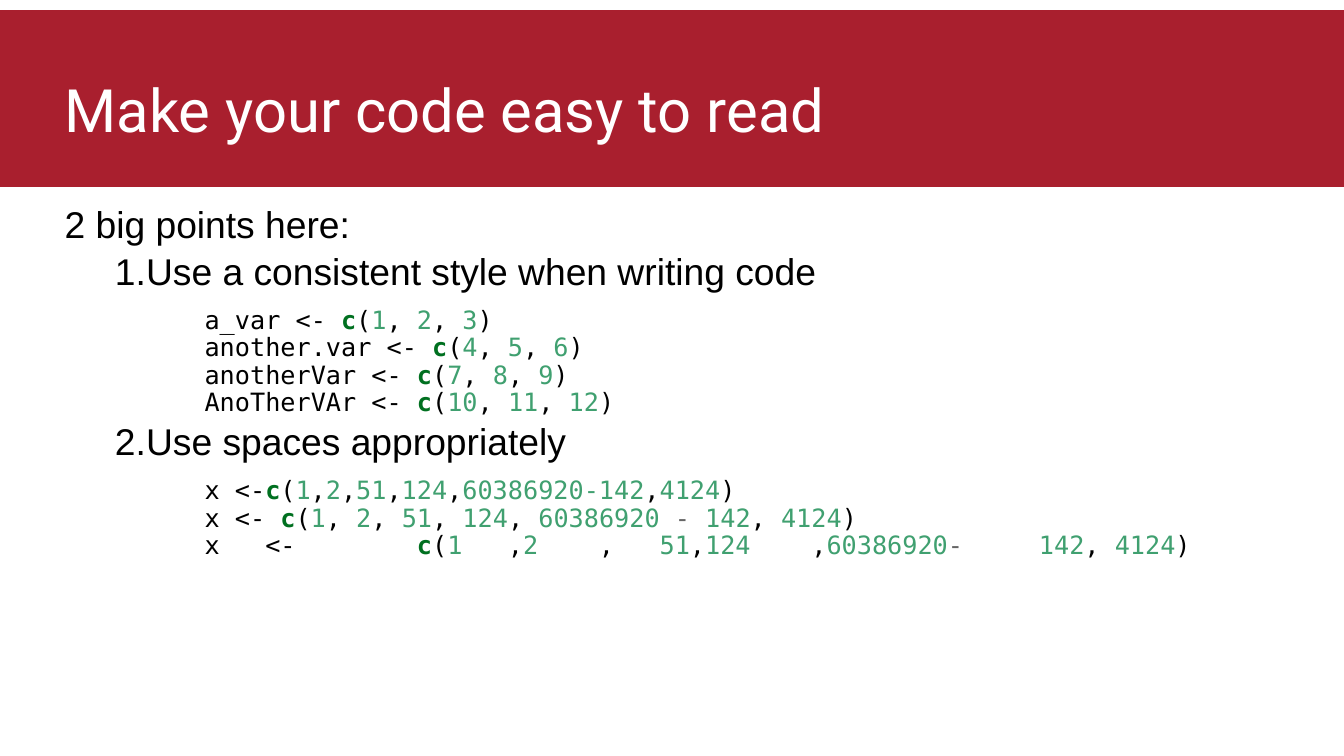
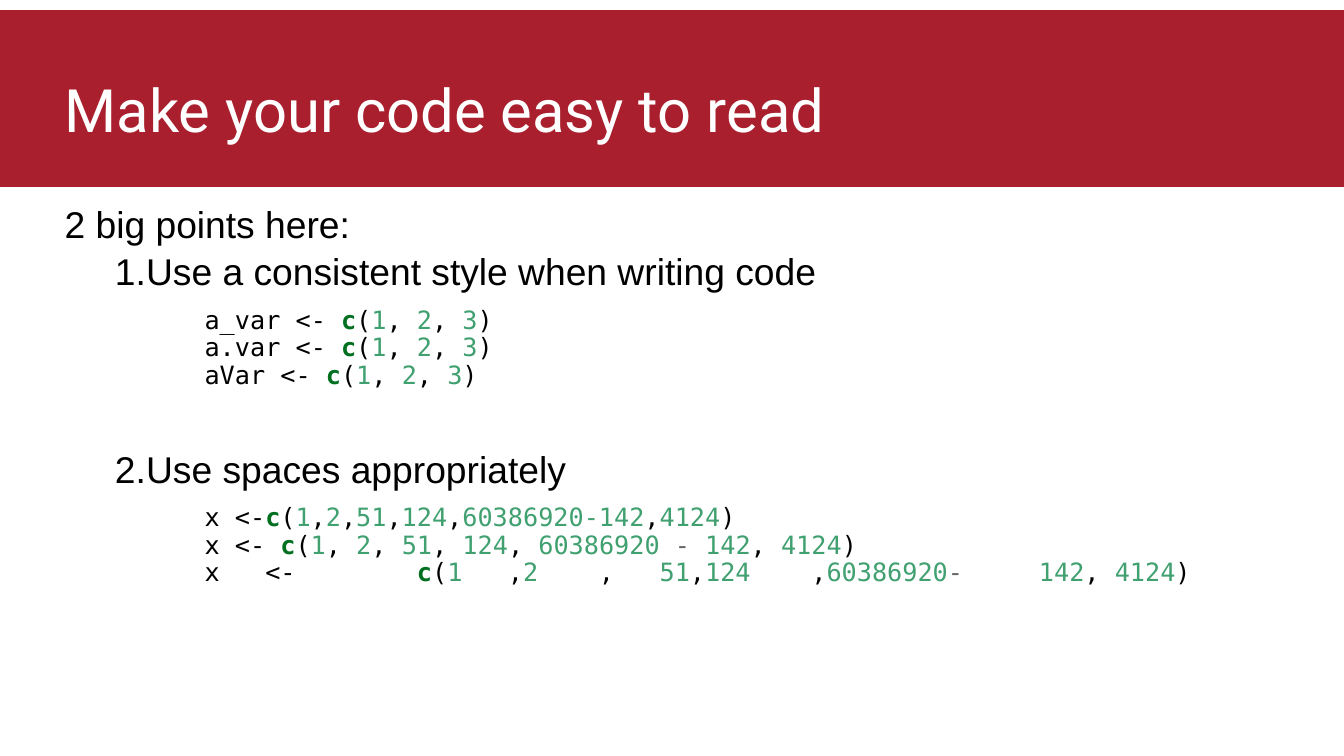
Before and after one commit to thomasbattram/how_to_write_a_script, a slide deck: slide 8 of slides/how_to_write_a_script.pptx. Drawn at 1344x756 pixels with LibreOffice and Linux fonts; fonts in the diff are those of the drawing; background and template pictures are left out. Boxes give left, top, right and bottom in pixels: in the first picture for what was removed or moved away, otherwise in the second. Text is boxed around its words. In the diff, an @@ line names an element or a change of style, - is before the commit and + after.

```diff
--- a/slides/how_to_write_a_script.pptx
+++ b/slides/how_to_write_a_script.pptx
@@ text at (205,310,492,388): text changed @@
-a_var <- c(1, 2, 3)
-another.var <- c(4, 5, 6)
-anotherVar <- c(7, 8, 9)
-AnoTherVAr <- c(10, 11, 12)
+a_var <- c(1, 2, 3)
+a.var <- c(1, 2, 3)
+aVar <- c(1, 2, 3)
```
Also in this commit, not shown: 4 other slides changed, 1 other file.
